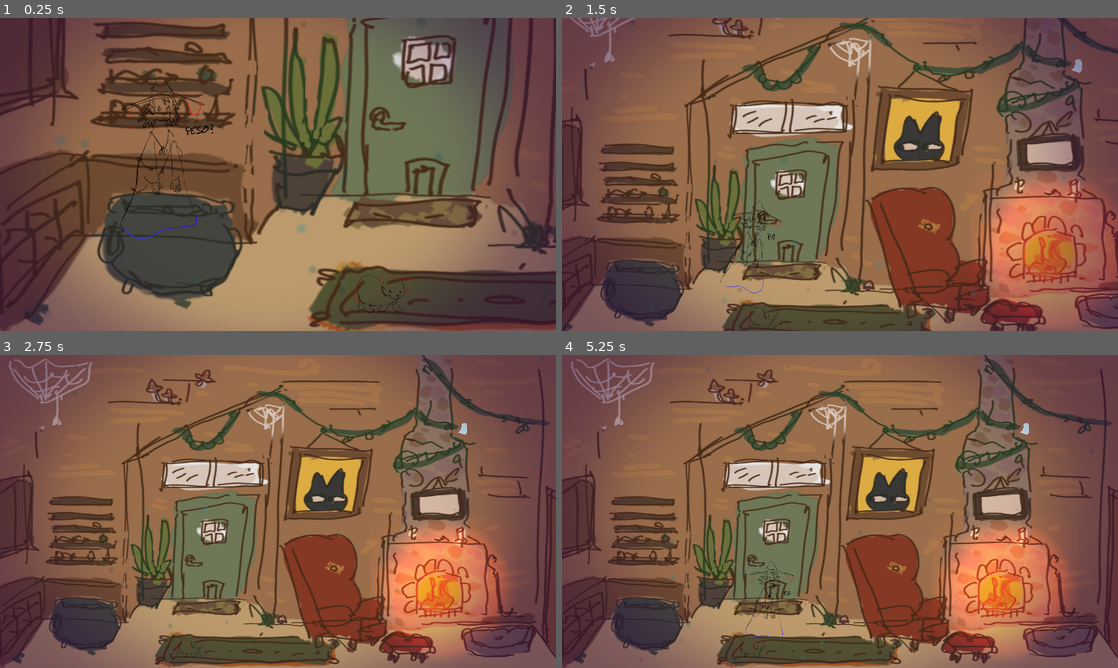
Above: before the commit, frames 1-4 (two rows, left to right).
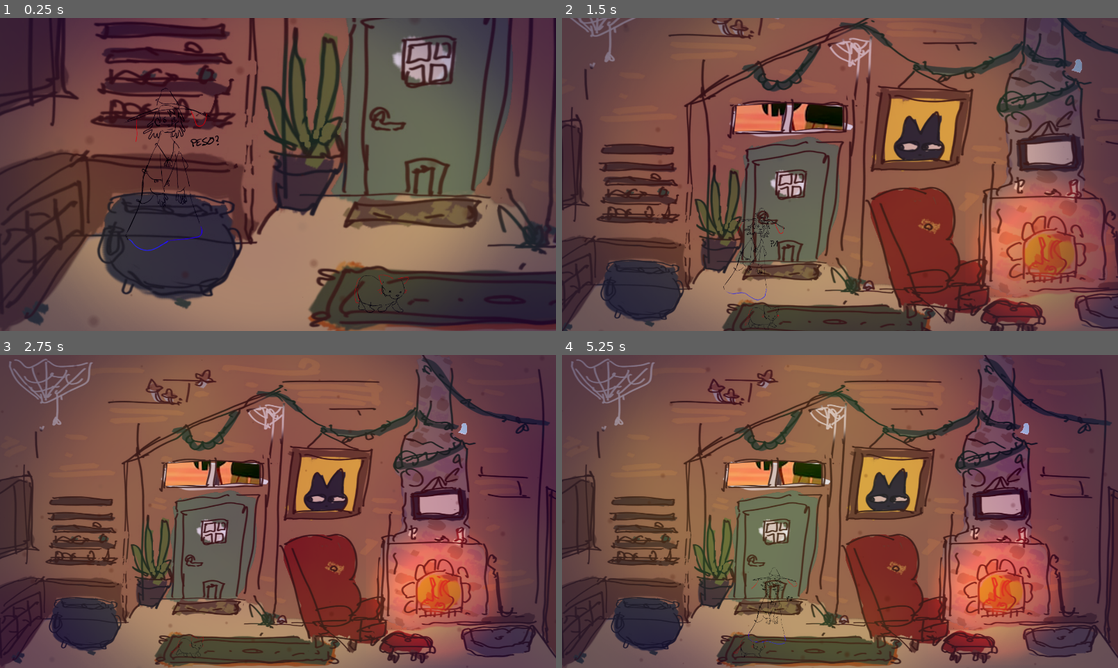
Above: after the commit, the same moments.

Repository: Mapachana/GlobalGameJam25
Game: Godot game, scene res://Scenes/Main.tscn
Two runs of this game, one before a commit and one after it. Both use one fixed random seed, a clock stepped at 60 frames per second and the inputs below. Sound files missing from this copy of the repository are replaced by a short silence.
Inputs:
- Up to frame 1 (0.25 s): no input
- Up to frame 2 (1.5 s): tap Enter (ui_accept) at 0.5, 0.77 s; hold Right (ui_right) 0.53-1.28 s; hold Down (ui_down) from 1.28 s (still down)
- Up to frame 3 (2.75 s): tap Enter (ui_accept) at 1.52 s; release Down (ui_down) at 2.03 s; hold Right (ui_right) from 2.03 s (still down)
- Up to frame 4 (5.25 s): release Right (ui_right) at 2.78 s; hold Up (ui_up) 2.78-3.53 s; tap Enter (ui_accept) at 3.02, 3.77, 4.52 s; hold Left (ui_left) 3.53-5.03 s; hold Down (ui_down) from 5.03 s (still down)

The runs differ from the first frame. In frame 1, 21% of the frame differs, in the area x 13-98%, y 0-100%; in frame 2, 16%; in frame 3, 26%, in the area x 0-100%, y 1-100%; in frame 4, 17%.

Commit message:
mas cosas de particulas idk

Diff:
--- a/ggj2025/Scenes/Main.tscn
+++ b/ggj2025/Scenes/Main.tscn
@@ -1,14 +1,15 @@
-[gd_scene load_steps=46 format=3 uid="uid://bqak8awkxwt4m"]
+[gd_scene load_steps=52 format=3 uid="uid://bqak8awkxwt4m"]
 
 [ext_resource type="Script" path="res://Scenes/Main.gd" id="1_nxvp8"]
 [ext_resource type="Texture2D" uid="uid://c0wixk35j0yrm" path="res://Images/cielo placeholder.png" id="2_2fuvx"]
-[ext_resource type="Texture2D" uid="uid://defiw3hscvymo" path="res://Images/cocina sucio.jpg" id="2_31sva"]
+[ext_resource type="Texture2D" uid="uid://4ib718oyo6qc" path="res://Images/placeholder bg planta abajo.png" id="2_ouf3b"]
 [ext_resource type="Texture2D" uid="uid://cy1pc2hdjmnkm" path="res://Images/inicio.png" id="3_4ddiu"]
+[ext_resource type="Texture2D" uid="uid://bo7tacuk615qw" path="res://Images/salon sucio color.png" id="3_6bj5i"]
+[ext_resource type="Texture2D" uid="uid://3wtuod6jsgtu" path="res://Images/cocina sucio.png" id="3_40vug"]
 [ext_resource type="Script" path="res://Scenes/PJ.gd" id="4_hxefk"]
 [ext_resource type="Texture2D" uid="uid://3gu7w3jw5kpv" path="res://Images/buhardilla sucio.jpg" id="4_ufxyl"]
 [ext_resource type="Texture2D" uid="uid://bid536u4ornod" path="res://Images/estudio sucio.jpg" id="5_2dtpk"]
 [ext_resource type="Texture2D" uid="uid://bgrjt4dgkhlwf" path="res://Images/pj IDLE/idle0001.png" id="6_2dvtn"]
-[ext_resource type="Texture2D" uid="uid://cv2iob8iqkicp" path="res://Images/salon sucio color.jpg" id="6_ajp7e"]
 [ext_resource type="Texture2D" uid="uid://22fqkovei0yb" path="res://Images/pj IDLE/idle0002.png" id="7_mx3v3"]
 [ext_resource type="AudioStream" uid="uid://77latoqsh4re" path="res://Music/prueba/GGJ2024.ogg" id="7_t5vac"]
 [ext_resource type="PackedScene" uid="uid://d18pqfbs864oc" path="res://Scenes/Objeto.tscn" id="8_nq87s"]
@@ -138,8 +139,8 @@
 point_count = 2
 
 [sub_resource type="Gradient" id="Gradient_tvg56"]
-offsets = PackedFloat32Array(0, 0.189873, 0.852321, 1)
-colors = PackedColorArray(0, 0.239216, 0.290196, 0, 7.21961e-08, 0.132888, 0.165445, 0.184314, 0.203922, 0.592157, 0.615686, 0.368627, 0, 0.239216, 0.290196, 0)
+offsets = PackedFloat32Array(0, 0.189873, 0.808429, 1)
+colors = PackedColorArray(0, 0.239216, 0.290196, 0, 0.286275, 0.0941176, 0, 0.215686, 0.286275, 0.0941176, 0, 0.215686, 0, 0.239216, 0.290196, 0)
 
 [sub_resource type="Gradient" id="Gradient_nucqi"]
 offsets = PackedFloat32Array(0.327801, 0.692946, 1)
@@ -151,12 +152,78 @@
 fill_from = Vector2(0.5, 0.5)
 fill_to = Vector2(1, 1)
 
+[sub_resource type="Animation" id="Animation_losjq"]
+resource_name = "flicker"
+length = 2.0
+loop_mode = 1
+tracks/0/type = "value"
+tracks/0/imported = false
+tracks/0/enabled = true
+tracks/0/path = NodePath(".:energy")
+tracks/0/interp = 2
+tracks/0/loop_wrap = true
+tracks/0/keys = {
+"times": PackedFloat32Array(0, 1, 2),
+"transitions": PackedFloat32Array(1, 1, 1),
+"update": 0,
+"values": [1.4, 1.0, 1.4]
+}
+
+[sub_resource type="Animation" id="Animation_g34fb"]
+length = 0.001
+tracks/0/type = "value"
+tracks/0/imported = false
+tracks/0/enabled = true
+tracks/0/path = NodePath(".:energy")
+tracks/0/interp = 1
+tracks/0/loop_wrap = true
+tracks/0/keys = {
+"times": PackedFloat32Array(0),
+"transitions": PackedFloat32Array(1),
+"update": 0,
+"values": [1.4]
+}
+
+[sub_resource type="AnimationLibrary" id="AnimationLibrary_bnqmb"]
+_data = {
+"RESET": SubResource("Animation_g34fb"),
+"flicker": SubResource("Animation_losjq")
+}
+
+[sub_resource type="CanvasItemMaterial" id="CanvasItemMaterial_su725"]
+blend_mode = 2
+
+[sub_resource type="Gradient" id="Gradient_t6lrr"]
+offsets = PackedFloat32Array(0, 0.340996, 0.517241, 0.708812, 1)
+colors = PackedColorArray(0.0745098, 0.0745098, 0.0745098, 0, 0.172549, 0.682353, 0, 0.0470588, 0.552941, 0.607843, 0, 0.0470588, 0.172549, 0.682353, 0, 0.0470588, 0.556863, 0.85098, 0.262745, 0)
+
 [node name="Main" type="Node2D"]
 script = ExtResource("1_nxvp8")
 
+[node name="Parallax2DSalon2" type="Parallax2D" parent="."]
+scroll_scale = Vector2(0.8, 0.8)
+scroll_offset = Vector2(3436, 463)
+
+[node name="PlaceholderBgPlantaAbajo" type="Sprite2D" parent="Parallax2DSalon2"]
+position = Vector2(-904, -76)
+texture = ExtResource("2_ouf3b")
+
+[node name="Parallax2DCocina" type="Parallax2D" parent="."]
+scroll_scale = Vector2(0.8, 0.8)
+scroll_offset = Vector2(1081, 291)
+
+[node name="PlaceholderBgPlantaAbajo" type="Sprite2D" parent="Parallax2DCocina"]
+position = Vector2(-904, -76)
+texture = ExtResource("2_ouf3b")
+
+[node name="Salon" type="Sprite2D" parent="."]
+position = Vector2(722.5, 405)
+scale = Vector2(1.00347, 1)
+texture = ExtResource("3_6bj5i")
+
 [node name="Cocina" type="Sprite2D" parent="."]
 position = Vector2(2167.5, 405)
-texture = ExtResource("2_31sva")
+texture = ExtResource("3_40vug")
 
 [node name="CieloPlaceholder" type="Sprite2D" parent="."]
 position = Vector2(1985, -1417)
@@ -173,13 +240,8 @@
 scale = Vector2(1.00347, 1)
 texture = ExtResource("5_2dtpk")
 
-[node name="Salon" type="Sprite2D" parent="."]
-position = Vector2(722.5, 405)
-scale = Vector2(1.00347, 1)
-texture = ExtResource("6_ajp7e")
-
 [node name="PJ" type="CharacterBody2D" parent="."]
-position = Vector2(220, 600)
+position = Vector2(227, 615)
 motion_mode = 1
 script = ExtResource("4_hxefk")
 
@@ -230,7 +292,7 @@
 
 [node name="DustParticles" type="CPUParticles2D" parent="."]
 position = Vector2(1440, -405)
-amount = 500
+amount = 1000
 lifetime = 5.0
 preprocess = 5.0
 explosiveness = 0.16
@@ -244,17 +306,23 @@
 initial_velocity_min = 5.0
 initial_velocity_max = 8.0
 angle_max = 90.0
-scale_amount_min = 0.02
+scale_amount_min = 0.01
 scale_amount_max = 0.3
 scale_amount_curve = SubResource("Curve_rrcx7")
 color_ramp = SubResource("Gradient_tvg56")
 
 [node name="PointLight2D" type="PointLight2D" parent="."]
-position = Vector2(1150, 607)
+position = Vector2(1139, 614)
 scale = Vector2(5.9375, 5.9375)
 color = Color(0.955473, 0.306717, 0, 1)
 energy = 1.4
 texture = SubResource("GradientTexture2D_7d2cb")
+
+[node name="AnimationPlayer" type="AnimationPlayer" parent="PointLight2D"]
+libraries = {
+"": SubResource("AnimationLibrary_bnqmb")
+}
+autoplay = "flicker"
 
 [node name="EstrofaAnim2" parent="." instance=ExtResource("33_n074a")]
 position = Vector2(1440, 0)
@@ -264,3 +332,25 @@
 position = Vector2(363, 604)
 scale = Vector2(0.5, 0.5)
 texture = ExtResource("3_4ddiu")
+
+[node name="DustParticles2" type="CPUParticles2D" parent="."]
+material = SubResource("CanvasItemMaterial_su725")
+position = Vector2(1440, -405)
+amount = 450
+lifetime = 3.0
+preprocess = 5.0
+explosiveness = 0.16
+randomness = 0.15
+lifetime_randomness = 0.5
+texture = SubResource("GradientTexture2D_kn7pw")
+emission_shape = 3
+emission_rect_extents = Vector2(1440, 2430)
+direction = Vector2(0, 0)
+spread = 180.0
+gravity = Vector2(0, 0)
+initial_velocity_min = 7.0
+initial_velocity_max = 12.0
+angle_max = 90.0
+scale_amount_min = 5.0
+scale_amount_max = 10.0
+color_ramp = SubResource("Gradient_t6lrr")
Binary file added: ggj2025/Images/cocina sucio.png
Not shown, added: ggj2025/Images/cocina sucio.png.import
Binary file added: ggj2025/Images/placeholder bg planta abajo.png
Not shown, added: ggj2025/Images/placeholder bg planta abajo.png.import
Binary file added: ggj2025/Images/salon sucio color.png
Not shown, added: ggj2025/Images/salon sucio color.png.import
Binary file changed: ggj2025/Images/vignette.png
